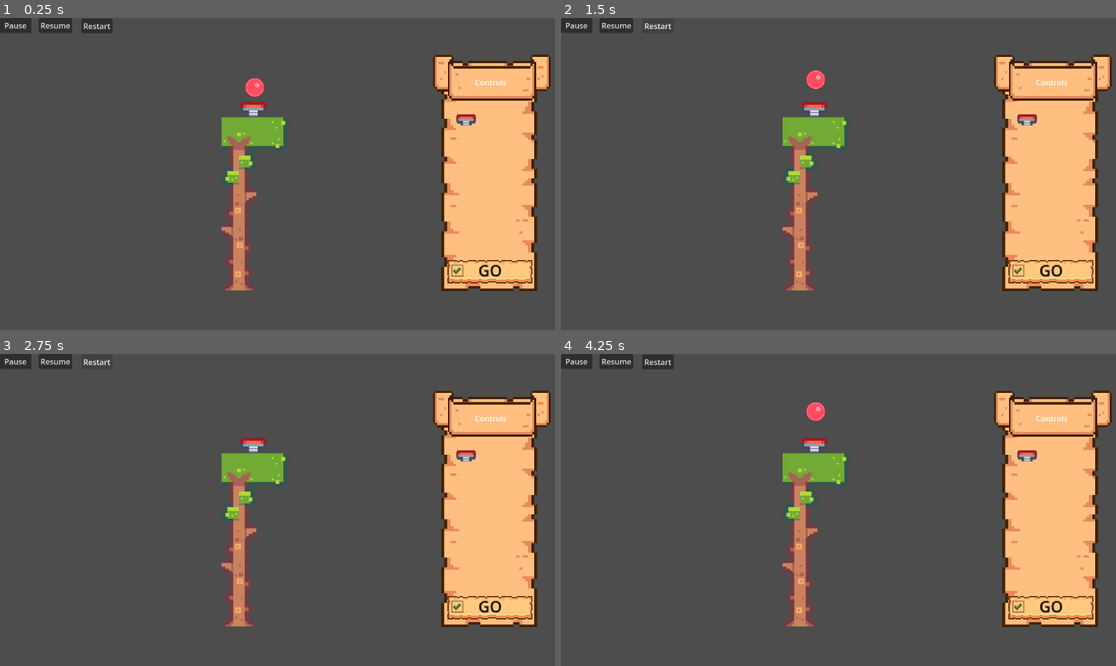
Above: before the commit, frames 1-4 (two rows, left to right).
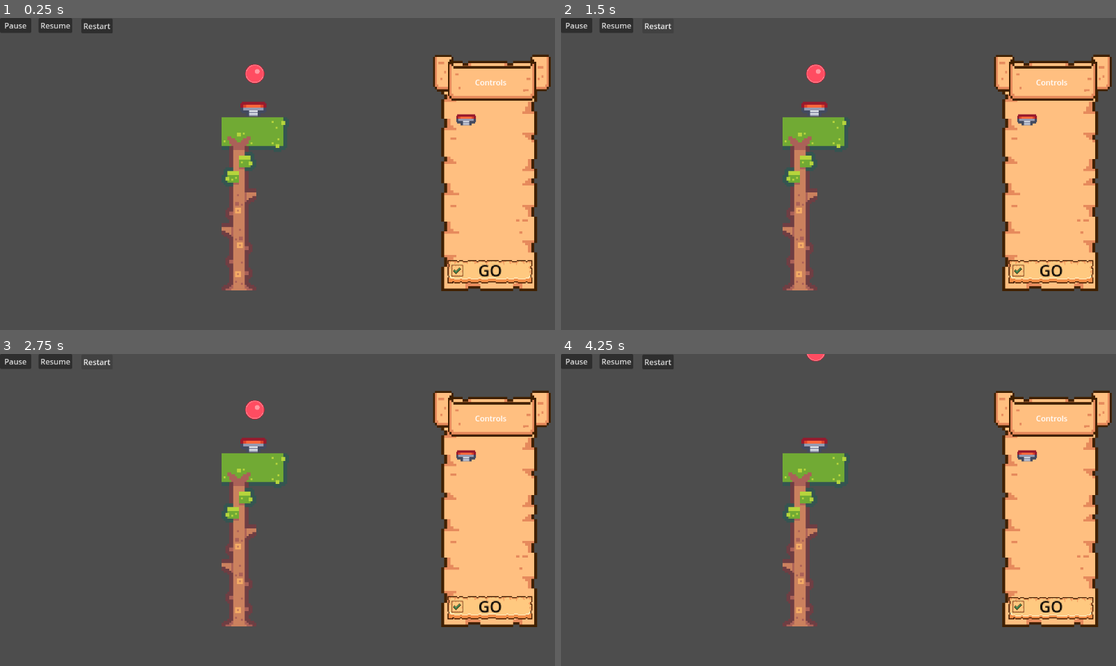
Above: after the commit, the same moments.

Repository: davidjmstewart/inyago
Game: Godot game, scene res://DemoLevel.tscn
Same seed, same stepped clock (60 frames per second), same inputs: the game is played once before the commit and once after it.
Inputs:
- Up to frame 1 (0.25 s): no input
- Up to frame 2 (1.5 s): click "Restart" at 0.5 s; click "Restart" at 1.25 s
- Up to frame 3 (2.75 s): click "Restart" at 2 s
- Up to frame 4 (4.25 s): click "GO" at 2.75 s; click "GO" at 3.5 s

The runs differ from the first frame. In frame 1, 0.3% of the frame differs, in the area x 44-48%, y 14-26%; in frame 2, 0.2%; in frame 3, 0.2%; in frame 4, 0.5%, in the area x 44-96%, y 0-85%.

Commit message:
Button can now be pressed on control panel.

Diff:
--- a/game_src/DemoLevel.gd
+++ b/game_src/DemoLevel.gd
@@ -16,6 +16,7 @@
 
 # Called when the node enters the scene tree for the first time.
 func _ready():
+	get_tree().paused = true
 	pass # Replace with function body.
 
 # Called every frame. 'delta' is the elapsed time since the previous frame.
@@ -73,3 +74,8 @@
 
 func _on_restart_pressed():
 	get_tree().reload_current_scene()
+
+
+func _on_go_button_pressed():
+	get_tree().paused = false
+	pass # Replace with function body.
--- a/game_src/DemoLevel.tscn
+++ b/game_src/DemoLevel.tscn
@@ -68,14 +68,18 @@
 anchors_preset = 0
 offset_right = 40.0
 offset_bottom = 40.0
+mouse_filter = 1
 
 [node name="GO_Button" type="TextureButton" parent="GameControls"]
-layout_mode = 0
+process_mode = 3
+z_index = 1
 offset_left = 921.0
 offset_top = 495.0
 offset_right = 1017.0
 offset_bottom = 532.0
 scale = Vector2(2, 2)
+mouse_filter = 1
+mouse_default_cursor_shape = 2
 texture_normal = ExtResource("6_2pxlb")
 texture_pressed = ExtResource("8_0fsme")
 texture_hover = ExtResource("7_amcfp")
@@ -84,8 +88,9 @@
 layout_mode = 0
 offset_left = 36.0
 offset_top = 3.0
-offset_right = 72.0
+offset_right = 61.0
 offset_bottom = 29.0
+mouse_filter = 1
 theme = SubResource("Theme_mo81q")
 theme_override_colors/font_color = Color(0, 0, 0, 1)
 text = "GO"
@@ -101,19 +106,21 @@
 
 [node name="ControlsBackground" type="TextureRect" parent="GameControls"]
 z_index = -1
-layout_mode = 0
 offset_left = 916.0
 offset_top = 89.0
 offset_right = 1115.0
 offset_bottom = 567.0
+mouse_filter = 2
 texture = ExtResource("11_6nrda")
 
 [node name="Banner" type="Control" parent="GameControls"]
+layout_mode = 3
 anchors_preset = 0
 offset_left = 929.0
 offset_top = 93.0
 offset_right = 1114.0
 offset_bottom = 169.0
+mouse_filter = 1
 
 [node name="BannerTexture" type="TextureRect" parent="GameControls/Banner"]
 layout_mode = 0
@@ -151,5 +158,6 @@
 [connection signal="pressed" from="Pause" to="." method="_on_button_pressed"]
 [connection signal="pressed" from="Resume" to="." method="_on_resume_pressed"]
 [connection signal="pressed" from="Restart" to="." method="_on_restart_pressed"]
+[connection signal="pressed" from="GameControls/GO_Button" to="." method="_on_go_button_pressed"]
 [connection signal="gui_input" from="GameControls/SpringSprite/SpringPlacementControl" to="GameControls/SpringSprite/SpringPlacementControl" method="_on_gui_input"]
 [connection signal="mouse_entered" from="GameControls/SpringSprite/SpringPlacementControl" to="GameControls/SpringSprite/SpringPlacementControl" method="_on_mouse_entered"]
